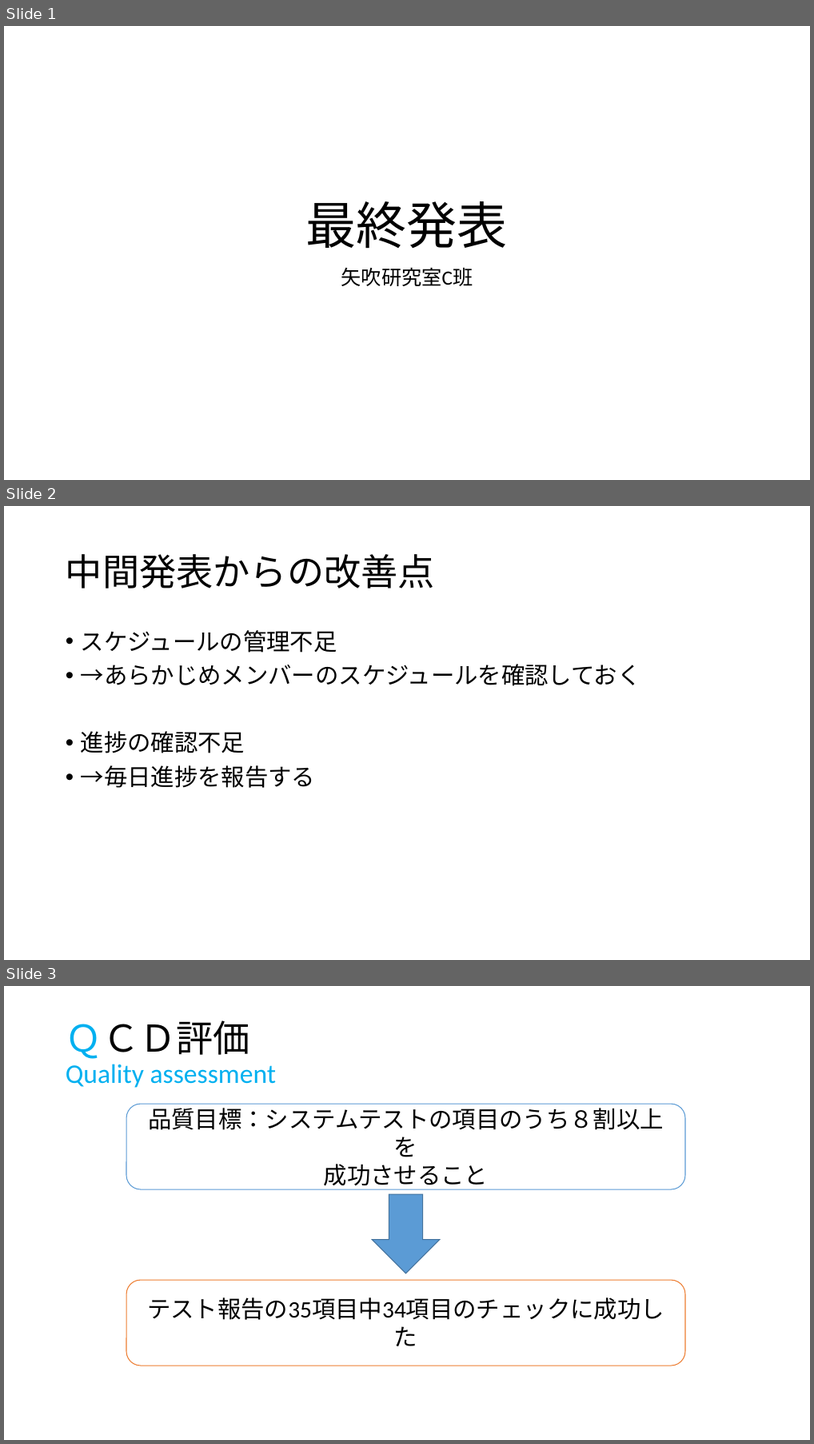
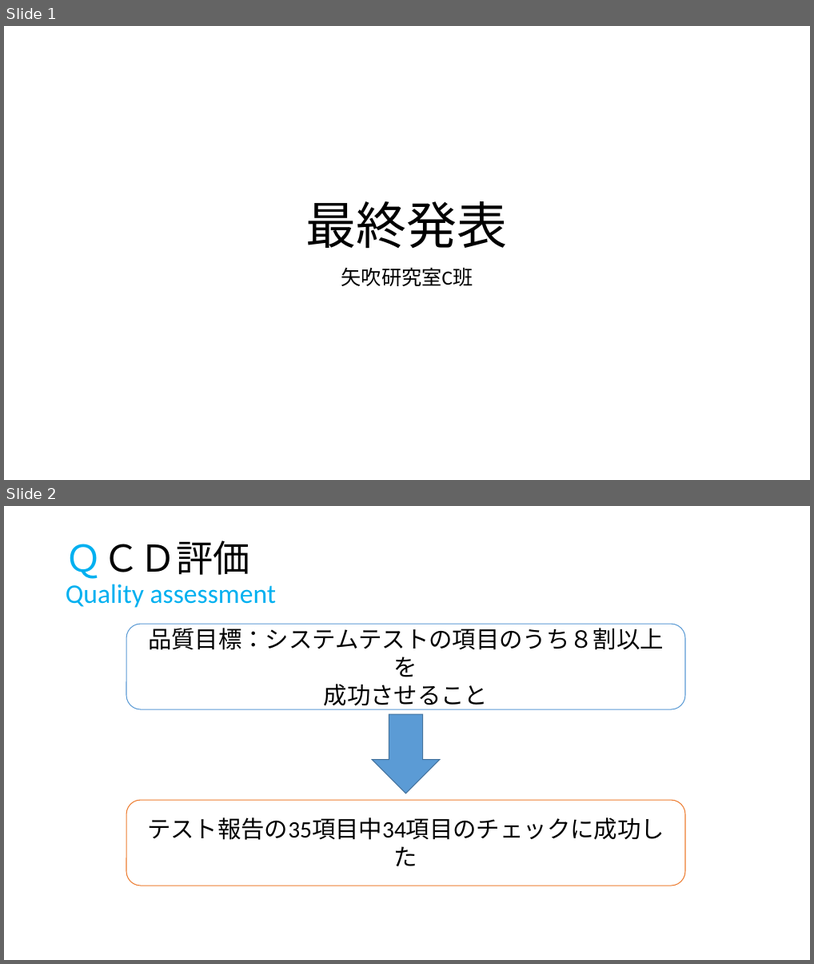
Before and after one commit to IzumiYuuta/PMyabukikenC, a slide deck: 最終発表/最終発表.pptx. Shown one above the other, each under a label of ours: slides 1, 2 and 3 before the commit, slides 1 and 2 after it. The pictures are 814x1444 and 814x964 pixels, drawn with LibreOffice and Linux fonts; fonts in the diff are those of the drawing. Boxes give left, top, right and bottom in pixels: in the first picture for what was removed or moved away, otherwise in the second. Text is boxed around its words. In the diff, an @@ line names an element or a change of style, - is before the commit and + after.

Commit message:
最終発表

```diff
--- a/最終発表/最終発表.pptx
+++ b/最終発表/最終発表.pptx
@@ slide 2 removed at [4, 506, 810, 960], background #FFFFFF @@
@@ title removed at [66, 554, 435, 588] @@
-中間発表からの改善点
@@ text removed at [81, 630, 642, 788] @@
-• スケジュールの管理不足
-• →あらかじめメンバーのスケジュールを確認しておく
-• 進捗の確認不足
-• →毎日進捗を報告する
@@ what was slide 3 is now slide 2 @@
```
Also in this commit, not shown: 2 slides added.
